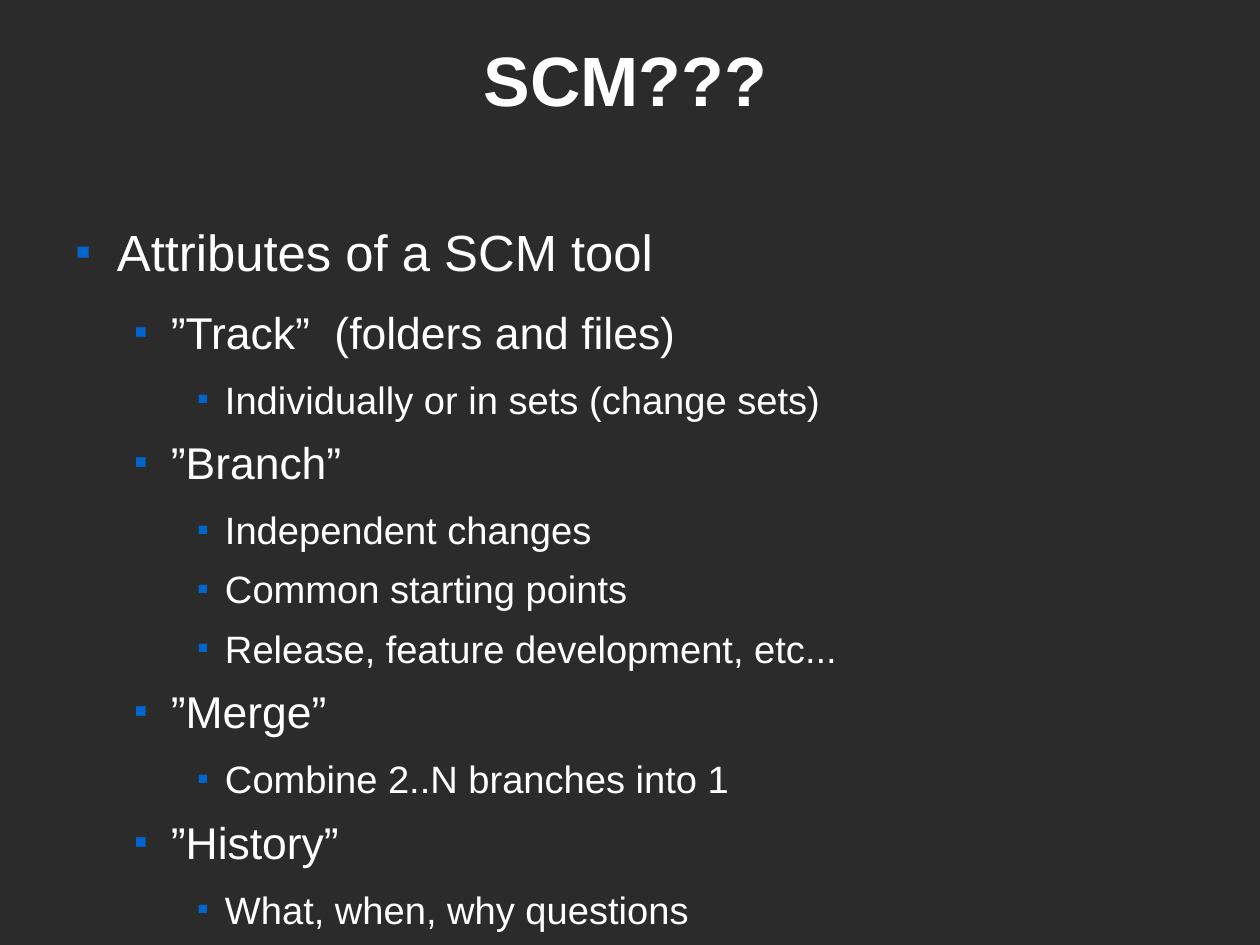
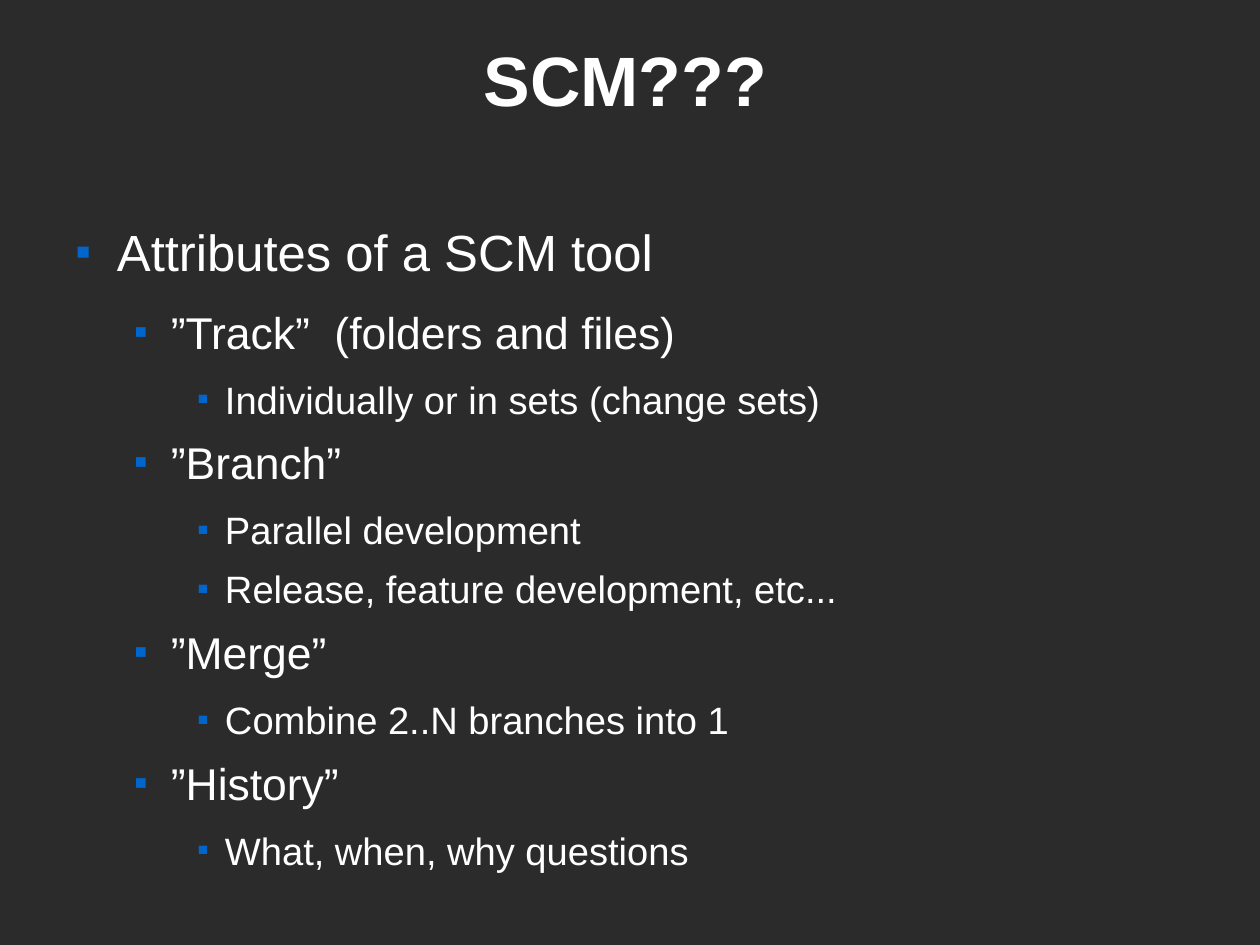
Before and after one commit to glonnon/git-demo, a slide deck: slide 4 of git_boise_web_tech.odp. Drawn at 1260x945 pixels with LibreOffice and Linux fonts; fonts in the diff are those of the drawing; background and template pictures are left out; a plain dark background stands for a picture behind light text. Boxes give left, top, right and bottom in pixels: in the first picture for what was removed or moved away, otherwise in the second. Text is boxed around its words. In the diff, an @@ line names an element or a change of style, - is before the commit and + after.

```diff
--- a/git_boise_web_tech.odp
+++ b/git_boise_web_tech.odp
@@ text at (225,516,581,552): text changed @@
-    ■ Independent changes
-    ■ Common starting points
+    ■ Parallel development
```
Also in this commit, not shown: 11 other slides changed.
